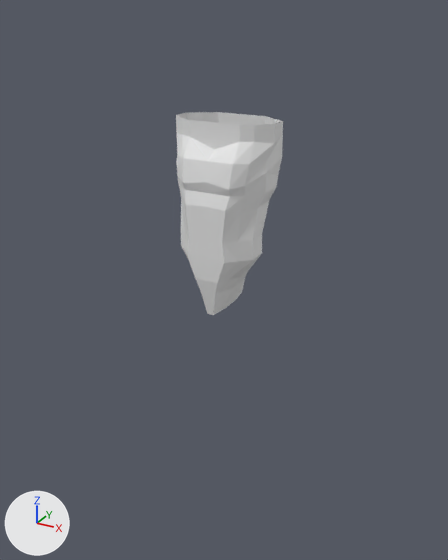
The Blender file assets/models/male.blend, before and after one commit.
Before and after are seen from a 50 mm lens placed at (1.8, -3.26, 3.38), pointed at (-0.01, 0.04, 1.73). Arrows for +X, +Y and +Z are at lower left; the lights stay in place. The picture after the commit comes second.
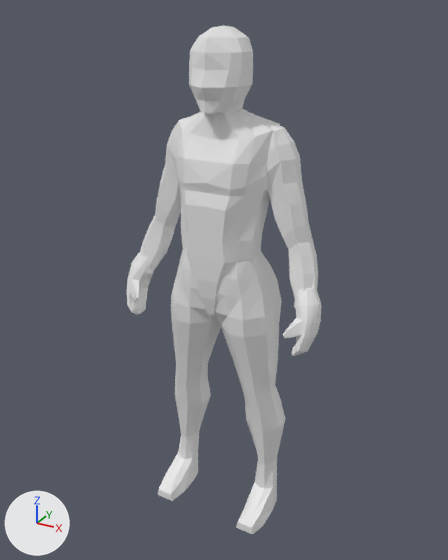
Where the change shows, as pixel boxes (x1, y1, x2, y2) in the pictures (448 x 560 px; the box of a moved part takes in the faces that stretch with it):
'Cube.001', added: after (158, 248, 285, 534)
'Cube', reshaped: before (176, 112, 283, 315); after (176, 109, 280, 315)
'Cube.002', added: after (140, 117, 318, 298)
'Cube.003', added: after (189, 25, 253, 113)
'Cube.004', added: after (127, 252, 321, 356)
part 1 of me_cube_001, reshaped: before (176, 112, 283, 211); after (176, 109, 280, 211)
part 2 of me_cube_001, moved or reshaped: before (181, 246, 260, 315); after (185, 251, 252, 315)

The change, as a list of edits to the scene's bpy script:
```text
Change me_cube_001:
    used by ob_cube; location = (0.0, -0.035, 2.03); scale = (0.259, 0.182, 0.0634)
    verts and faces of me_cube_001; kept vertices keep their numbers, new ones are numbered from 88
    before: 14 (0.4, -0.6, -3.3) at pixel (227, 280), 15 (0.4, 1.0, -3.3), 17 (0.3, 1.2, -4.7) at pixel (245, 274), 52 (0.2, 1.5, -4.7), 54 (0.0, -0.9, -4.7) at pixel (207, 292)
    before: 55 (0.2, -0.9, -4.7) at pixel (214, 294), 74 (0.6, -0.1, -3.3) at pixel (240, 276), 75 (0.6, 0.5, -3.3) at pixel (248, 270), 76 (0.4, -0.1, -4.7) at pixel (233, 287), 77 (0.4, 0.7, -4.7) at pixel (243, 279)
    remove me_cube_001.from_pydata(...)  # 88 vertices, 70 faces; spans x 0.0..1.3, y -1.0..1.9, z -7.3..11.7
    add me_cube_001.from_pydata(...)  # 104 vertices, 84 faces; spans x 0.0..1.2, y -1.0..1.9, z -7.3..13.9
    me_cube_001 part 1
    8 vertices are removed from x 0.0..1.3, y -0.4..1.5, z 11.7
    7 faces are deleted
    15 vertices move from x 0.0..1.3, y -1.0..1.5, z 5.5..10.6 to x 0.0..1.2, y -1.0..1.6, z 6.0..11.3
    24 vertices are added at x 0.0..0.7, y -0.5..1.1, z 12.0..13.9
    21 new faces join them
    me_cube_001 part 2
    add verts[14] = (0.5, -0.6, -3.0)  # moved
    add verts[15] = (0.6, 1.0, -2.6)  # moved
    add verts[17] = (0.4, 1.2, -4.2)  # moved
    add verts[52] = (0.2, 1.5, -4.8)  # moved
    add verts[54] = (0.0, -0.9, -5.3)  # moved, pixel (207, 298)
    add verts[55] = (0.2, -0.9, -5.3)  # moved, pixel (215, 299)
    add verts[74] = (0.7, -0.1, -2.3)  # moved
    add verts[75] = (0.8, 0.5, -2.0)  # moved
    add verts[76] = (0.6, -0.1, -3.5)  # moved
    add verts[77] = (0.6, 0.6, -3.6)  # moved
Add me_cube_004:
    me_cube_004.from_pydata(...)  # 88 vertices, 86 faces; spans x -0.69..0.61, y -1.28..0.56, z -1.52..1.91
Add me_cube_003:
    me_cube_003.from_pydata(...)  # 68 vertices, 63 faces; spans x 0.0..0.68, y -1.12..1.15, z 12.01..19.8
Add me_cube_002:
    me_cube_002.from_pydata(...)  # 82 vertices, 78 faces; spans x 0.9..2.8, y -0.5..1.5, z -5.0..11.4
Add me_cube:
    me_cube.from_pydata(...)  # 140 vertices, 138 faces; spans x -1.81..1.06, y -2.09..1.55, z -6.77..6.07
Add ob_cube_004:
    ob_cube_004 = bpy.data.objects.new('Cube.004', me_cube_004)
    ob_cube_004.location = (0.616, -0.05, 1.597)
    ob_cube_004.rotation_euler = (-0.271, 0.021, -0.012)  # degrees (-16, 1.2, -0.7)
    ob_cube_004.scale = (0.131, 0.131, 0.131)
    _m = ob_cube_004.modifiers.new('Mirror', 'MIRROR')
    _m.mirror_object = ob_cube
Add ob_cube_003:
    ob_cube_003 = bpy.data.objects.new('Cube.003', me_cube_003)
    ob_cube_003.location = (0.0, -0.035, 2.03)
    ob_cube_003.scale = (0.259, 0.182, 0.0634)
    _m = ob_cube_003.modifiers.new('Mirror', 'MIRROR')
    _m.mirror_object = ob_cube
Add ob_cube_002:
    ob_cube_002 = bpy.data.objects.new('Cube.002', me_cube_002)
    ob_cube_002.location = (0.023, -0.035, 1.979)
    ob_cube_002.scale = (0.232, 0.157, 0.0678)
    _m = ob_cube_002.modifiers.new('Mirror', 'MIRROR')
    _m.mirror_object = ob_cube
Add ob_cube_001:
    ob_cube_001 = bpy.data.objects.new('Cube.001', me_cube)
    ob_cube_001.location = (0.274, 0.024, 1.043)
    ob_cube_001.scale = (0.154, 0.154, 0.154)
    _m = ob_cube_001.modifiers.new('Mirror', 'MIRROR')
    _m.mirror_object = ob_cube
```
